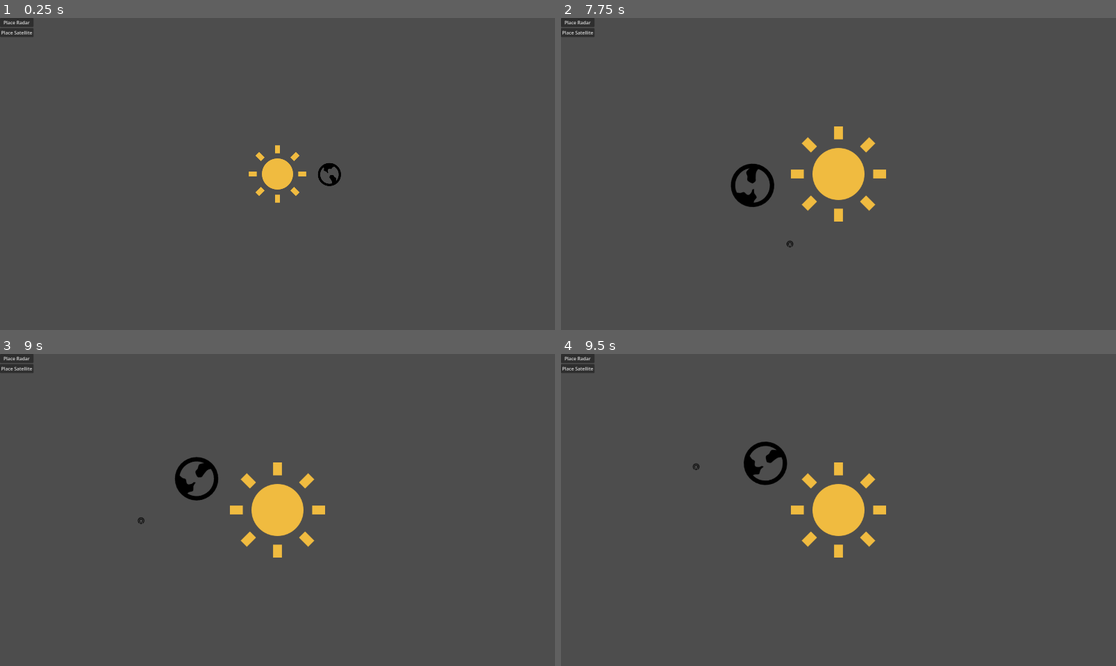
Above: before the commit, frames 1-4 (two rows, left to right).
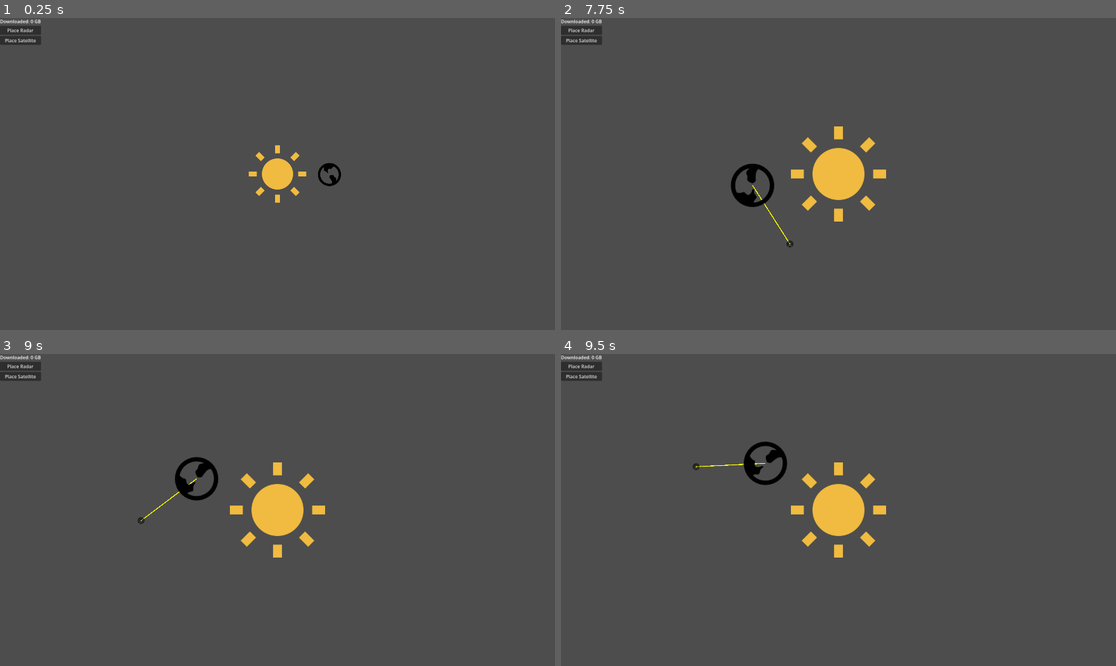
Above: after the commit, the same moments.

Repository: Steven-MP/ld59
Game: Godot game, scene res://scenes/main.tscn
Same seed, same stepped clock (60 frames per second), same inputs: the game is played once before the commit and once after it.
Inputs (mouse positions are in pixels of both pictures, inside the frame that each line leads up to):
- Up to frame 1 (0.25 s): no input
- Up to frame 2 (7.75 s): click "Place Radar" at 0.5 s; click "Place Satellite" at 1.25 s; click "Place Radar" at 2 s; click "Place Satellite" at 2.75 s; click "Place Radar" at 3.5 s; click "Place Satellite" at 4.25 s; tap Enter at 5 s; move the mouse to (960, 158) at 5.02 s; click (960, 158) at 5.17 s; move the mouse to (727, 189) at 5.77 s; click (727, 189) at 5.92 s; move the mouse to (894, 105) at 6.52 s; click (894, 105) at 6.67 s; move the mouse to (810, 236) at 7.27 s; click (810, 236) at 7.42 s
- Up to frame 3 (9 s): move the mouse to (444, 556) at 8.02 s; click (444, 556) at 8.17 s; move the mouse to (111, 463) at 8.77 s; click (111, 463) at 8.92 s
- Up to frame 4 (9.5 s): no input

The runs differ from the first frame. In frame 1, 0.4% of the frame differs, in the area x 0-8%, y 0-9%; in frame 2, 0.5%; in frame 3, 0.5%; in frame 4, 0.5%, in the area x 0-37%, y 0-37%.

Commit message:
Added connection and scoring system

Diff:
--- a/scenes/ui.tscn
+++ b/scenes/ui.tscn
@@ -9,6 +9,10 @@
 offset_right = 40.0
 offset_bottom = 40.0
 
+[node name="ScoreLabel" type="Label" parent="VBoxContainer" unique_id=312841900]
+layout_mode = 2
+text = "Downloaded: 0 GB"
+
 [node name="Button (Place Radar)" type="Button" parent="VBoxContainer" unique_id=676477425]
 layout_mode = 2
 text = "Place Radar"
--- a/scripts/ConnectionManager.gd
+++ b/scripts/ConnectionManager.gd
@@ -3,47 +3,161 @@
 enum BandType { WIDE, STANDARD, TIGHT }
 
 var band_settings = {
-	BandType.WIDE: { "angle": 90.0, "range": 200.0, "color": Color.GREEN },
-	BandType.STANDARD: { "angle": 30.0, "range": 400.0, "color": Color.YELLOW },
-	BandType.TIGHT: { "angle": 10.0, "range": 800.0, "color": Color.RED }
+	BandType.WIDE: { "angle": 90.0, "range": 200.0, "color": Color.GREEN, "bandwidth": 10.0 },
+	BandType.STANDARD: { "angle": 30.0, "range": 400.0, "color": Color.YELLOW, "bandwidth": 20.0 },
+	BandType.TIGHT: { "angle": 10.0, "range": 800.0, "color": Color.RED, "bandwidth": 40.0 }
 }
 
-var connections := []
+var connections := {}
+# key: "a_id_b_id" → {a, b, band, stable_time}
+
 
 func _process(delta):
-	if GameState.game_over:
-		return
+	update_connections(delta)
+	collect_planet_data(delta)
+	transfer_data(delta)
+	queue_redraw()
 
-	connections.clear()
+func is_valid_connection(a, b) -> bool:
+	if a == null or b == null:
+		return false
 
+	# Line of sight check
+	if is_line_blocked(a, b):
+		return false
+
+	# 🔒 Ensure property exists
+	if not ("current_band" in a):
+		return false
+
+	if not band_settings.has(a.current_band):
+		return false
+
+	var settings = band_settings[a.current_band]
+
+	var distance = a.global_position.distance_to(b.global_position)
+
+	return distance <= settings.range
+
+func _draw():
+	for c in connections.values():
+		if c.stable_time < 0.2:
+			continue
+
+		var settings = band_settings[c.band]
+
+		draw_line(
+			c.a.global_position,
+			c.b.global_position,
+			settings.color,
+			2
+		)
+
+func update_connections(delta):
+	var new_connections := {}
 	var nodes = get_tree().get_nodes_in_group("connectable")
 
 	for a in nodes:
+		if not ("max_connections" in a):
+			continue
+
+		var candidates := []
+
 		for b in nodes:
 			if a == b:
 				continue
 
-			if can_connect(a, b):
-				connections.append([a, b])
+			if is_valid_connection(a, b):
+				var dist = a.global_position.distance_to(b.global_position)
+				candidates.append({ "node": b, "distance": dist })
 
-	queue_redraw()
+		candidates.sort_custom(func(x, y): return x.distance < y.distance)
 
-func can_connect(a, b):
-	var dir = (b.global_position - a.global_position)
-	var distance = dir.length()
+		for i in range(min(a.max_connections, candidates.size())):
+			var b = candidates[i].node
+			var key = str(a.get_instance_id()) + "_" + str(b.get_instance_id())
 
-	var settings = band_settings[a.current_band]
+			if connections.has(key):
+				new_connections[key] = connections[key]
+				new_connections[key].stable_time += delta
+			else:
+				new_connections[key] = {
+					"a": a,
+					"b": b,
+					"band": a.current_band,
+					"stable_time": 0.0
+				}
 
-	if distance > settings["range"]:
-		return false
+	connections = new_connections
 
-	var forward = a.transform.x
-	var angle = rad_to_deg(acos(forward.dot(dir.normalized())))
 
-	return angle <= settings["angle"]
+func is_line_blocked(a: Node2D, b: Node2D) -> bool:
+	var planets = get_tree().get_nodes_in_group("planets")
 
-func _draw():
-	for c in connections:
-		var a = c[0]
-		var b = c[1]
-		draw_line(a.position, b.position, Color.WHITE, 2)
+	for planet in planets:
+		# Ignore if one of the endpoints is on this planet
+		if a == planet or b == planet:
+			continue
+
+		var center = planet.global_position
+		var radius = planet.radius
+
+		# Line segment: A → B
+		var p1 = a.global_position
+		var p2 = b.global_position
+
+		# Project center onto line
+		var line_dir = (p2 - p1).normalized()
+		var to_center = center - p1
+
+		var projection = to_center.dot(line_dir)
+
+		# Clamp to segment
+		projection = clamp(projection, 0, p1.distance_to(p2))
+
+		var closest_point = p1 + line_dir * projection
+
+		var dist_to_center = center.distance_to(closest_point)
+
+		if dist_to_center < radius * 0.95:
+			return true  #blocked!
+
+	return false
+
+func collect_planet_data(delta):
+	var collection_rate := 15.0
+	for node in get_tree().get_nodes_in_group("connectable"):
+		if not ("planet" in node):
+			continue
+		var planet = node.planet
+		if planet == null or not ("stored_data" in planet) or planet.stored_data <= 0:
+			continue
+		if not ("stored_data" in node) or node.stored_data >= node.max_storage:
+			continue
+		var transfer = min(collection_rate * delta, planet.stored_data, node.max_storage - node.stored_data)
+		planet.stored_data -= transfer
+		node.stored_data += transfer
+
+func transfer_data(delta):
+	for c in connections.values():
+		if c.stable_time < 0.2:
+			continue
+
+		var a = c.a
+		var b = c.b
+
+		if not ("stored_data" in a) or a.stored_data <= 0:
+			continue
+
+		var settings = band_settings[c.band]
+		var transfer = min(settings.bandwidth * delta, a.stored_data)
+
+		# Earth is the sink — score the data
+		if b.is_in_group("earth"):
+			a.stored_data -= transfer
+			GameState.score += transfer
+		elif "stored_data" in b:
+			# Gradient flow: only push data toward nodes with less
+			if a.stored_data > b.stored_data:
+				a.stored_data -= transfer
+				b.stored_data = min(b.stored_data + transfer, b.max_storage)
--- /dev/null
+++ b/scripts/DataNode.gd
@@ -0,0 +1,10 @@
+extends Node2D
+
+@export var data_rate := 5.0   # per second
+@export var max_storage := 100.0
+
+var stored_data := 0.0
+
+func _process(delta):
+	stored_data += data_rate * delta
+	stored_data = min(stored_data, max_storage)
--- /dev/null
+++ b/scripts/Earth.gd
@@ -0,0 +1,7 @@
+extends Node2D
+
+var total_received := 0.0
+
+func _ready():
+	add_to_group("earth")
+	add_to_group("connectable") # important if Earth can receive signals
--- a/scripts/UI.gd
+++ b/scripts/UI.gd
@@ -1,15 +1,13 @@
 extends CanvasLayer
 
 @onready var object_manager = $"../ObjectManager"
+@onready var score_label = $VBoxContainer/ScoreLabel
 
 func _process(delta):
-	if GameState.game_over:
-		print("GAME OVER")
+	score_label.text = "Downloaded: %.0f GB" % GameState.score
 
 func _on_place_radar_pressed():
-	print("Button pressed")
 	object_manager.start_placement(object_manager.PlacementType.RADAR)
 
 func _on_place_satellite_pressed():
-	print("Button 2 pressed")
 	object_manager.start_placement(object_manager.PlacementType.SATELLITE)
--- a/scripts/orbit_objects/Planet.gd
+++ b/scripts/orbit_objects/Planet.gd
@@ -1,10 +1,13 @@
 extends Node2D
-
 @export var orbit_radius := 0.0
 @export var orbit_speed := 0.1
 @export var orbit_center: Node2D
 @export var rotation_speed := 0.5
 @export var radius := 50.0
+
+@export var data_rate := 5.0
+@export var max_storage := 100.0
+var stored_data := 0.0
 
 var angle := 0.0
 
@@ -15,5 +18,12 @@
 
 	rotation += rotation_speed * delta
 
+	if name != "Earth":
+		stored_data = min(stored_data + data_rate * delta, max_storage)
+
 func _ready():
 	add_to_group("planets")
+
+	if name == "Earth":
+		add_to_group("earth")
+		add_to_group("connectable")
--- a/scripts/orbit_objects/Satellite.gd
+++ b/scripts/orbit_objects/Satellite.gd
@@ -1,9 +1,17 @@
 extends "res://scripts/orbit_objects/OrbitObject.gd"
 
 enum OrbitType { NORMAL, GEO_SYNC }
+enum BandType { WIDE, STANDARD, TIGHT }
+
+@export var current_band: BandType = BandType.STANDARD
+@export var max_connections := 2
 
 @export var orbit_type: OrbitType = OrbitType.NORMAL
 @export var planet: Node2D
+
+var stored_data := 0.0
+@export var max_storage := 50.0
+@export var data_rate := 3.0
 
 func _process(delta):
 	if planet == null:
@@ -18,6 +26,14 @@
 		OrbitType.NORMAL:
 			orbit_speed = 1.2
 		OrbitType.GEO_SYNC:
-			orbit_speed = parent_body.rotation_speed
+			orbit_speed = planet.rotation_speed
+
+	if planet.name != "Earth":
+		stored_data += data_rate * delta
+
+	stored_data = min(stored_data, max_storage)
 
 	super._process(delta)
+
+func _ready():
+	add_to_group("connectable")
--- a/scripts/orbit_objects/SolarSystem.gd
+++ b/scripts/orbit_objects/SolarSystem.gd
@@ -12,9 +12,8 @@
 
 func create_planet(name: String, orbit_radius: float, center: Node2D, speed: float):
 	var planet = planet_scene.instantiate()
+	planet.name = name
 	add_child(planet)
-
-	planet.name = name
 	planet.orbit_radius = orbit_radius
 	planet.orbit_center = center
 	planet.orbit_speed = speed
@@ -29,7 +28,7 @@
 		planet.position = Vector2.ZERO
 
 var planet_queue = [
-	{ "name": "Mars", "orbit_radius": 200, "speed": 0.2 },
+	{ "name": "Mars", "orbit_radius": 400, "speed": 0.2 },
 	{ "name": "Jupiter", "orbit_radius": 350, "speed": 0.1 },
 	{ "name": "Saturn", "orbit_radius": 500, "speed": 0.07 }
 ]
--- a/scripts/structures/radar.gd
+++ b/scripts/structures/radar.gd
@@ -1,11 +1,19 @@
 extends Node2D
 
 @export var planet: Node2D
+enum BandType { WIDE, STANDARD, TIGHT }
+
+@export var current_band: BandType = BandType.STANDARD
+@export var max_connections := 2
 
 # angle ON the planet surface (local attachment point)
 var surface_angle := 0.0
 
 @export var radius_offset := 0.0
+
+var stored_data := 0.0
+@export var max_storage := 50.0
+@export var data_rate := 3.0
 
 func _process(delta):
 	if planet == null:
@@ -13,13 +21,16 @@
 
 	var planet_radius = planet.radius
 
-	# 🔥 KEY FIX: attach angle to planet rotation
 	var effective_angle = surface_angle + planet.rotation
-
 	var direction = Vector2(cos(effective_angle), sin(effective_angle))
 
-	# Position follows rotating surface
 	global_position = planet.global_position + direction * (planet_radius + radius_offset)
+	global_rotation = direction.angle()
 
-	# Always face outward from planet center
-	global_rotation = direction.angle()
+	if planet.name != "Earth":
+		stored_data += data_rate * delta
+
+	stored_data = min(stored_data, max_storage)
+
+func _ready():
+	add_to_group("connectable")
Not shown, added: scripts/DataNode.gd.uid
Not shown, added: scripts/Earth.gd.uid
